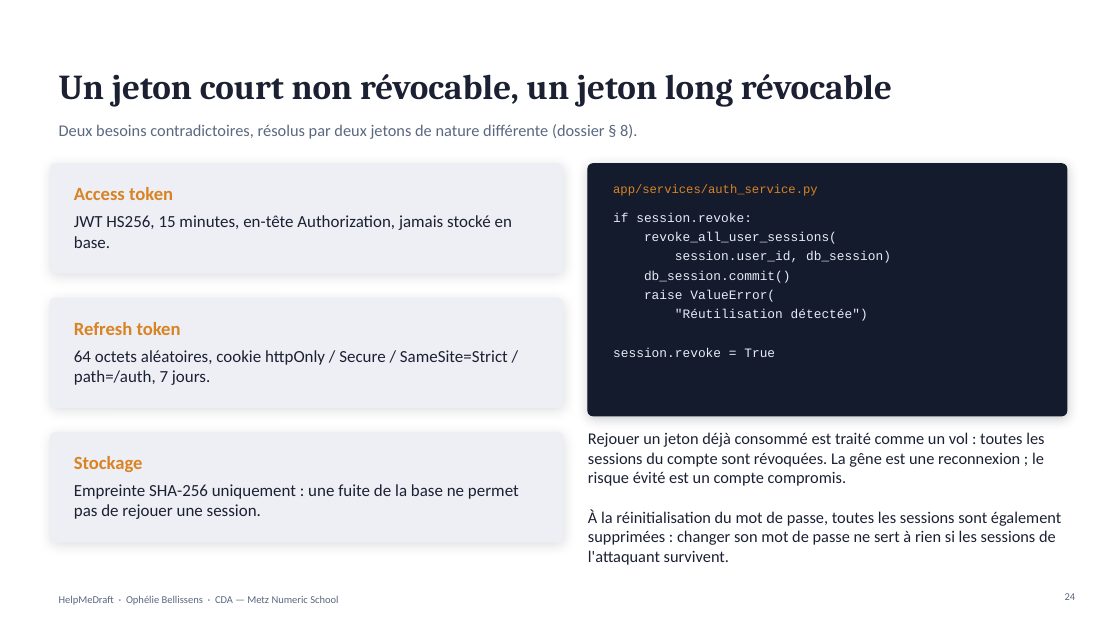
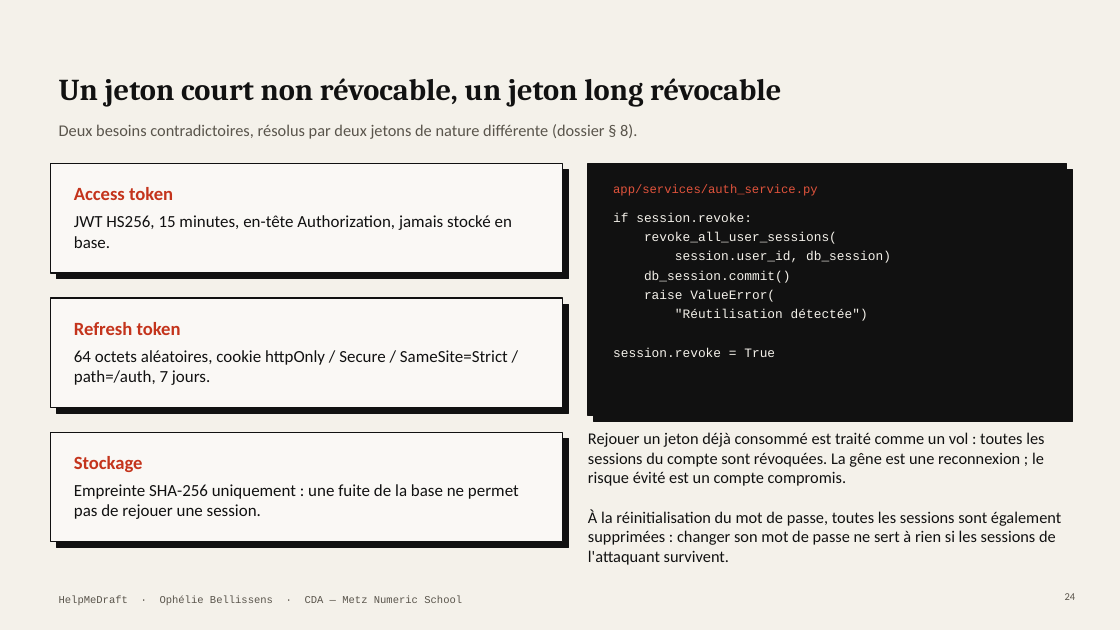
Before and after one commit to Equinoxya/HelpMeDraft---projet-fil-rouge, a slide deck: slide 24 of docs/Soutenance-HelpMeDraft.pptx. Drawn at 1120x630 pixels with LibreOffice and Linux fonts; fonts in the diff are those of the drawing. Boxes give left, top, right and bottom in pixels: in the first picture for what was removed or moved away, otherwise in the second. Text is boxed around its words. In the diff, an @@ line names an element or a change of style, - is before the commit and + after.

```diff
--- a/docs/Soutenance-HelpMeDraft.pptx
+++ b/docs/Soutenance-HelpMeDraft.pptx
@@ background #FFFFFF to #F4F1EA @@
@@ title "Un jeton court non révocable, ..." at (x1=59, y1=78, x2=781, y2=107): size 30 to 26 pt, text colour #1B2033 to #111111 @@
@@ text "Deux besoins contradictoires, résolus par ..." at (x1=59, y1=124, x2=637, y2=139): text colour #5B6880 to #5A554C @@
@@ rectangle added at (x1=50, y1=164, x2=563, y2=273), fill #FAF8F5, outline #111111 1.25 pt @@
@@ rectangle moved from (x1=50, y1=164, x2=563, y2=273) to (x1=56, y1=170, x2=569, y2=279) @@
@@ rectangle at (x1=56, y1=170, x2=569, y2=279): rounded rectangle to rectangle; fill #EDEFF4 to #111111; outline #EDEFF4 1 pt to #111111 0.75 pt; shadow off @@
@@ rounded rectangle removed at (x1=588, y1=164, x2=1067, y2=416) @@
@@ rectangle added at (x1=588, y1=164, x2=1067, y2=416), fill #111111, outline #111111 1.25 pt @@
@@ rectangle added at (x1=594, y1=170, x2=1073, y2=422), fill #111111, outline #111111 0.75 pt @@
@@ text "app/services/auth_service.py" at (x1=613, y1=185, x2=818, y2=196): text colour #D98324 to #E0533C @@
@@ text "if session.revoke:" at (x1=613, y1=213, x2=891, y2=357): text colour #E6EBF5 to #F4F1EA @@
@@ rounded rectangle removed at (x1=50, y1=298, x2=563, y2=408) @@
@@ rectangle added at (x1=50, y1=298, x2=563, y2=408), fill #FAF8F5, outline #111111 1.25 pt @@
@@ rectangle added at (x1=56, y1=304, x2=569, y2=413), fill #111111, outline #111111 0.75 pt @@
@@ rounded rectangle removed at (x1=50, y1=433, x2=563, y2=542) @@
@@ rectangle added at (x1=50, y1=433, x2=563, y2=542), fill #FAF8F5, outline #111111 1.25 pt @@
@@ rectangle added at (x1=56, y1=439, x2=569, y2=548), fill #111111, outline #111111 0.75 pt @@
@@ text colour #D98324 to #C4341C in 3 elements at (x1=74, y1=187, x2=173, y2=200), (x1=74, y1=322, x2=181, y2=335), (x1=74, y1=456, x2=143, y2=472) @@
@@ text colour #1B2033 to #111111 in 4 elements at (x1=74, y1=215, x2=512, y2=248), (x1=74, y1=350, x2=508, y2=385), (x1=74, y1=484, x2=519, y2=519), (x1=588, y1=432, x2=1061, y2=565) @@
@@ text "HelpMeDraft · Ophélie Bellissens · ..." at (x1=160, y1=595, x2=462, y2=605): font Calibri to Courier New, text colour #5B6880 to #5A554C @@
@@ page number at (x1=1065, y1=593, x2=1076, y2=600): text colour #5B6880 to #5A554C @@
```
Also in this commit, not shown: 28 other slides changed, 3 other files.
